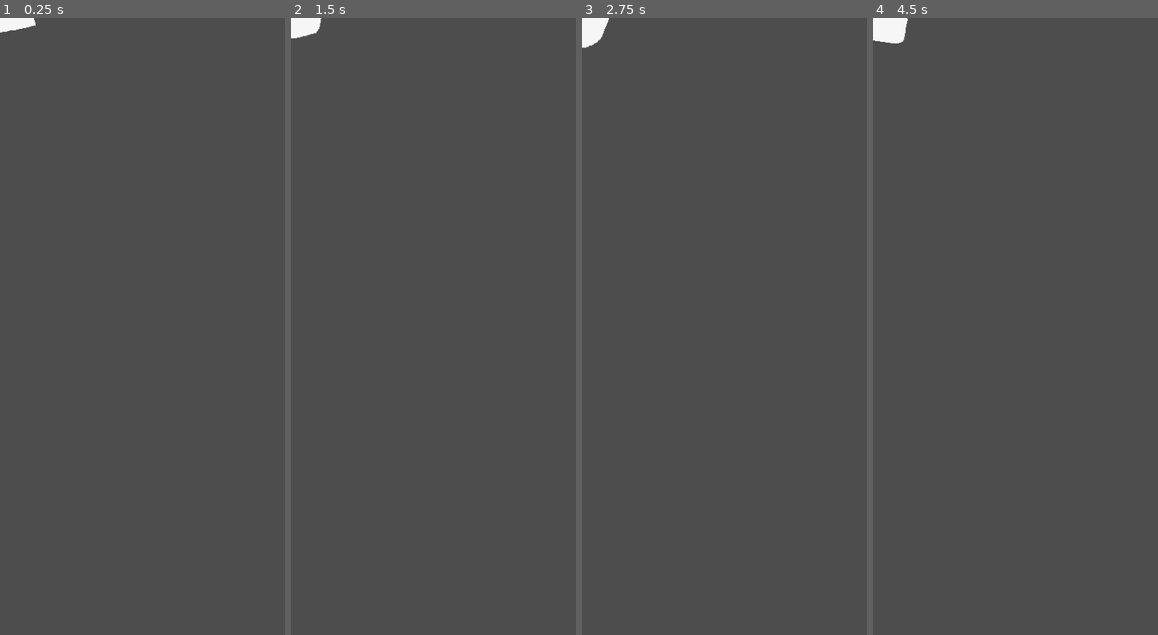
Above: before the commit, frames 1-4 (left to right).
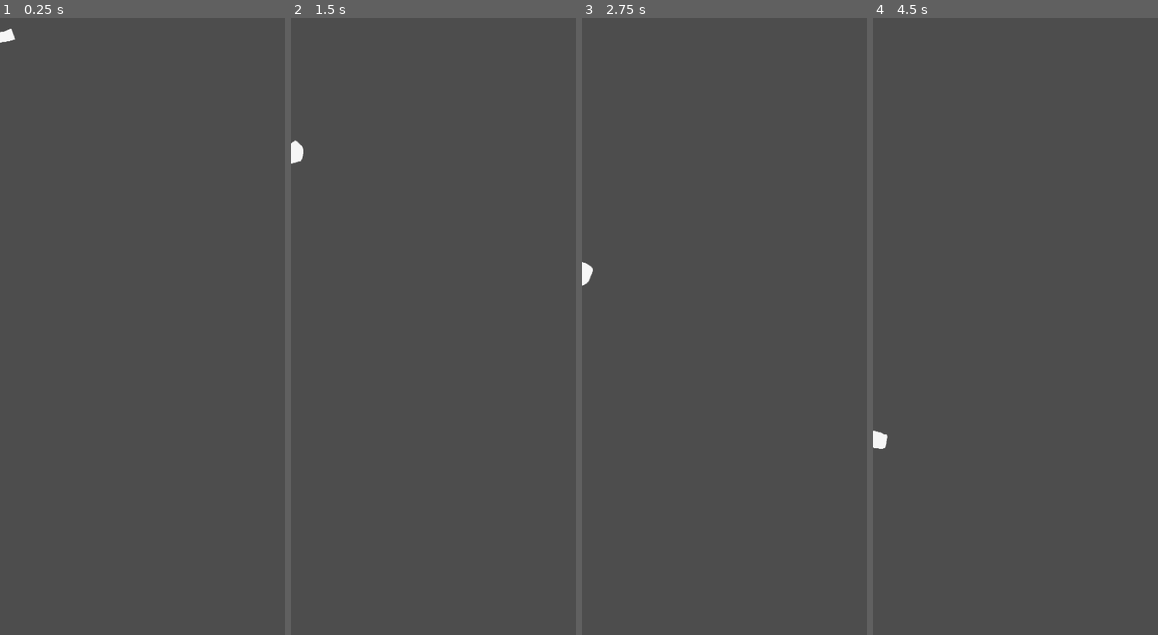
Above: after the commit, the same moments.

Repository: YongHyun-Yi/onebuttonjam
Game: Godot game, scene res://paper/paper.tscn
The game is run twice, just before and just after one commit, with the same random seed, the same clock (stepped at 60 frames per second) and the same inputs. This scene is started directly instead of the project's main scene.
Inputs (mouse positions are in pixels of both pictures, inside the frame that each line leads up to):
- Up to frame 1 (0.25 s): no input
- Up to frame 2 (1.5 s): move the mouse to (496, 295) at 0.52 s; click (496, 295) at 0.67 s; move the mouse to (376, 357) at 1.27 s; click (376, 357) at 1.42 s
- Up to frame 3 (2.75 s): move the mouse to (753, 190) at 2.02 s; click (753, 190) at 2.17 s
- Up to frame 4 (4.5 s): move the mouse to (1001, 449) at 2.77 s; click (1001, 449) at 2.92 s; move the mouse to (1101, 419) at 3.52 s; click (1101, 419) at 3.67 s; move the mouse to (930, 233) at 4.27 s; click (930, 233) at 4.42 s

The runs differ from the first frame. In frame 1, 0.3% of the frame differs, in the area x 0-13%, y 0-5%; in frame 2, 0.4%; in frame 3, 0.5%; in frame 4, 0.6%, in the area x 0-13%, y 0-70%.

Commit message:
remake paper by CharacterBody2D, simple falldown

Diff:
--- a/paper/paper.tscn
+++ b/paper/paper.tscn
@@ -9,8 +9,8 @@
 [ext_resource type="Texture2D" uid="uid://blb85awiu2xcc" path="res://paper/sprites/PaperFallingH6.png" id="7_1kxq7"]
 [ext_resource type="Texture2D" uid="uid://voe44ibab5jv" path="res://paper/sprites/PaperFallingH7.png" id="8_wonx3"]
 
-[sub_resource type="RectangleShape2D" id="RectangleShape2D_x8ymx"]
-size = Vector2(100, 70)
+[sub_resource type="CircleShape2D" id="CircleShape2D_f6ehd"]
+radius = 13.537
 
 [sub_resource type="Animation" id="Animation_em1e5"]
 length = 0.001
@@ -55,13 +55,14 @@
 motion_mode = 1
 script = ExtResource("1_qnxbi")
 
+[node name="Sprite2D" type="Sprite2D" parent="."]
+position = Vector2(-4, -5)
+scale = Vector2(0.5, 0.5)
+texture = ExtResource("2_ytjoj")
+
 [node name="CollisionShape2D" type="CollisionShape2D" parent="."]
 position = Vector2(-2.5, 2)
-shape = SubResource("RectangleShape2D_x8ymx")
-
-[node name="Sprite2D" type="Sprite2D" parent="."]
-position = Vector2(0, -14)
-texture = ExtResource("2_ytjoj")
+shape = SubResource("CircleShape2D_f6ehd")
 
 [node name="AnimationPlayer" type="AnimationPlayer" parent="."]
 libraries = {
--- a/paper/scripts/paper.gd
+++ b/paper/scripts/paper.gd
@@ -1,9 +1,21 @@
 extends CharacterBody2D
 
+var direction: Vector2 = Vector2.ZERO
+var targetPosition: Vector2 = Vector2.ZERO
+const SPEED = 1200.0
+const GRAVITY_MAX = 130.0
 
 func _ready() -> void:
 	pass
 
 
 func _physics_process(delta: float) -> void:
+	velocity += get_gravity() * delta
+	if velocity.y > GRAVITY_MAX:
+		velocity.y = GRAVITY_MAX
+
 	move_and_slide()
+
+	for i in get_slide_collision_count():
+		var collision = get_slide_collision(i)
+		print("Collided with: ", collision.get_collider().name)
